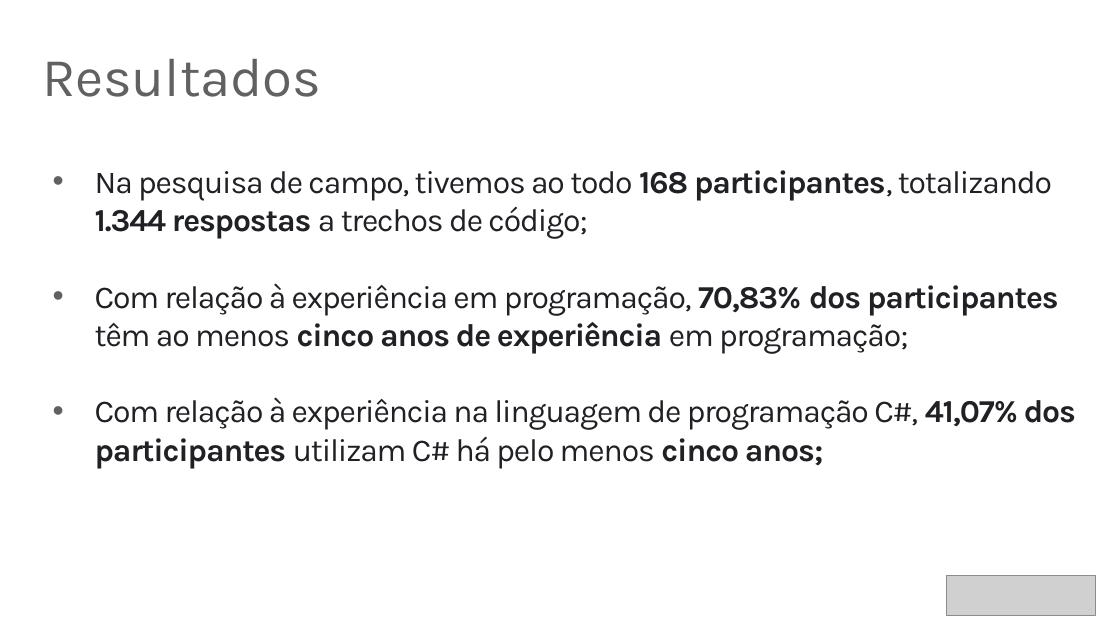
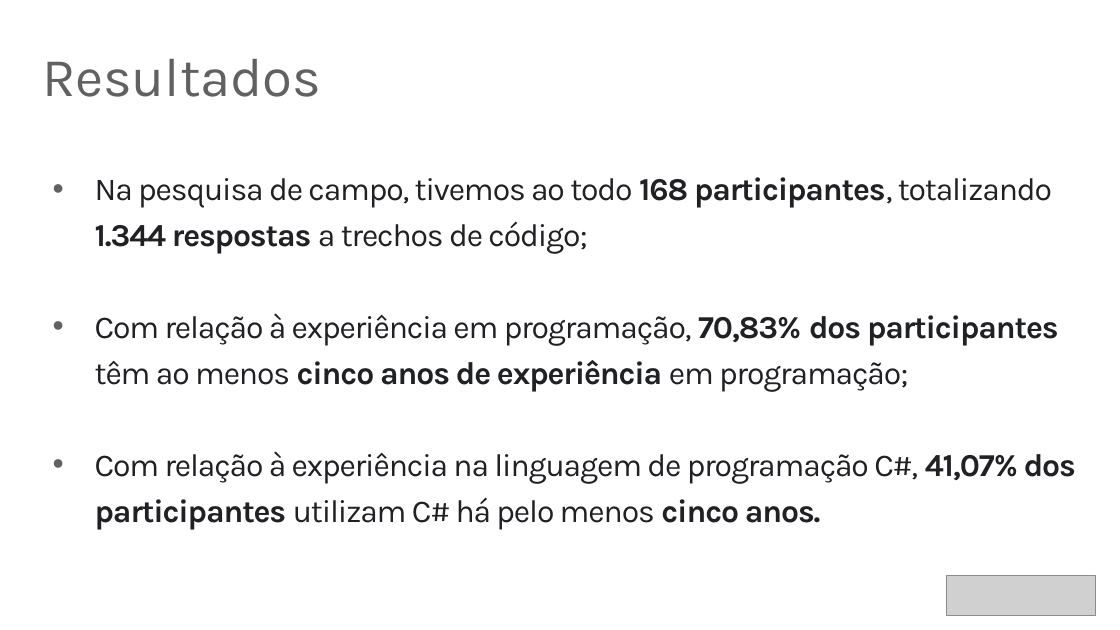
Before and after one commit to rafaelcruz-net/pattern-matching, a slide deck: slide 35 of Apresentacao_Defesa.pptx (slide 34 before the commit). Drawn at 1120x630 pixels with LibreOffice and Linux fonts; fonts in the diff are those of the drawing; grey boxes stand for pictures. Boxes give left, top, right and bottom in pixels: in the first picture for what was removed or moved away, otherwise in the second. Text is boxed around its words. In the diff, an @@ line names an element or a change of style, - is before the commit and + after.

```diff
--- a/Apresentacao_Defesa.pptx
+++ b/Apresentacao_Defesa.pptx
@@ text at [95,177,1059,392]: line spacing 1 to 1.2 @@
@@ text at [95,451,1076,530]: text changed @@
-• Com relação à experiência na linguagem de programação C#, 41,07% dos participantes utilizam C# há pelo menos cinco anos;
+• Com relação à experiência na linguagem de programação C#, 41,07% dos participantes utilizam C# há pelo menos cinco anos.
```
Also in this commit, not shown: 22 other slides changed, 1 slide added, 2 other files.
